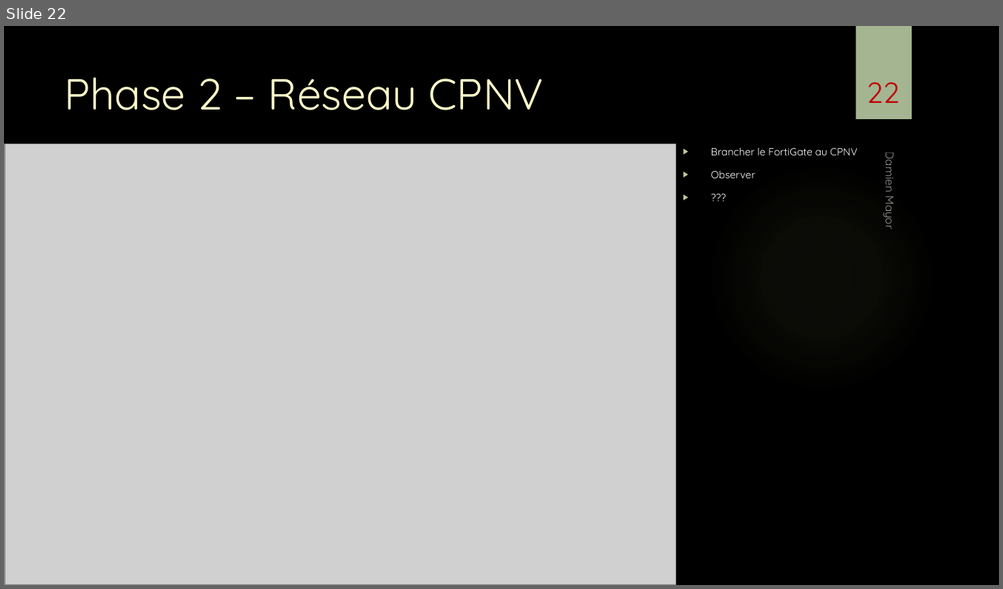
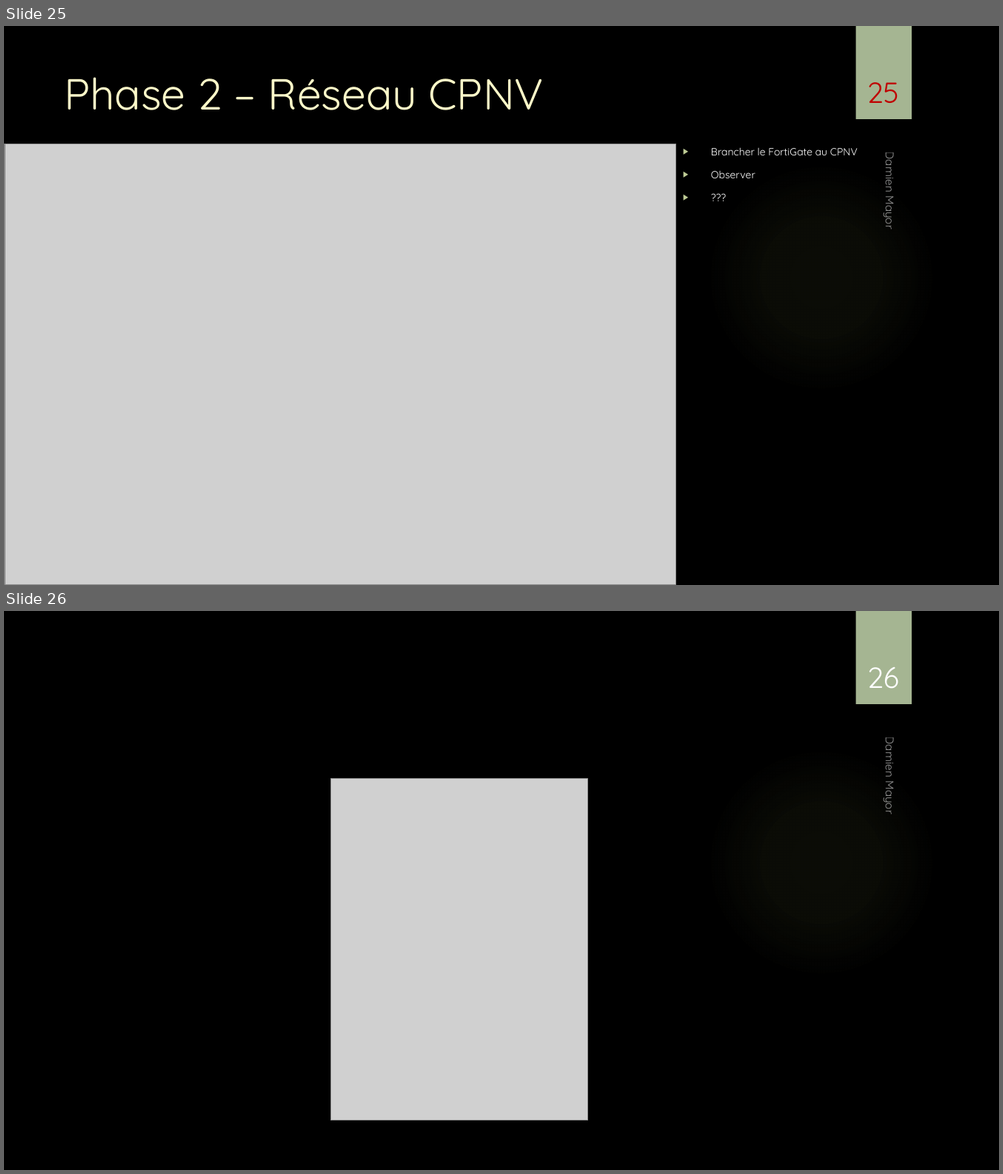
Before and after one commit to damienmayor/TPI, a slide deck: Présentation/Présentation TPI DMA.pptx. Shown one above the other, each under a label of ours: slide 22 before the commit, slides 25 and 26 after it. The pictures are 1003x589 and 1003x1174 pixels, drawn with LibreOffice and Linux fonts; fonts in the diff are those of the drawing; grey boxes stand for pictures; background and template pictures are left out. Boxes give left, top, right and bottom in pixels: in the first picture for what was removed or moved away, otherwise in the second. Text is boxed around its words. In the diff, an @@ line names an element or a change of style, - is before the commit and + after.

```diff
--- a/Présentation/Présentation TPI DMA.pptx
+++ b/Présentation/Présentation TPI DMA.pptx
@@ slide 26 added at <box>4,611,999,1170</box>, background picture (left out); not listed: 2 template elements that a slide beside it also shows @@
@@ page number added at <box>867,667,899,688</box>, 28 pt, text #FFFFFF @@
+26
@@ text added at <box>882,741,899,814</box>, 11 pt, text #FFFFFF at 60% opacity @@
+Damien Mayor
@@ picture added at <box>331,778,587,1121</box> @@
@@ what was slide 22 is now slide 25 @@
@@ page number at <box>867,82,899,103</box>: text changed @@
-22
+25
```
Also in this commit, not shown: 8 slides changed, 4 other slides added, 1 other file.
